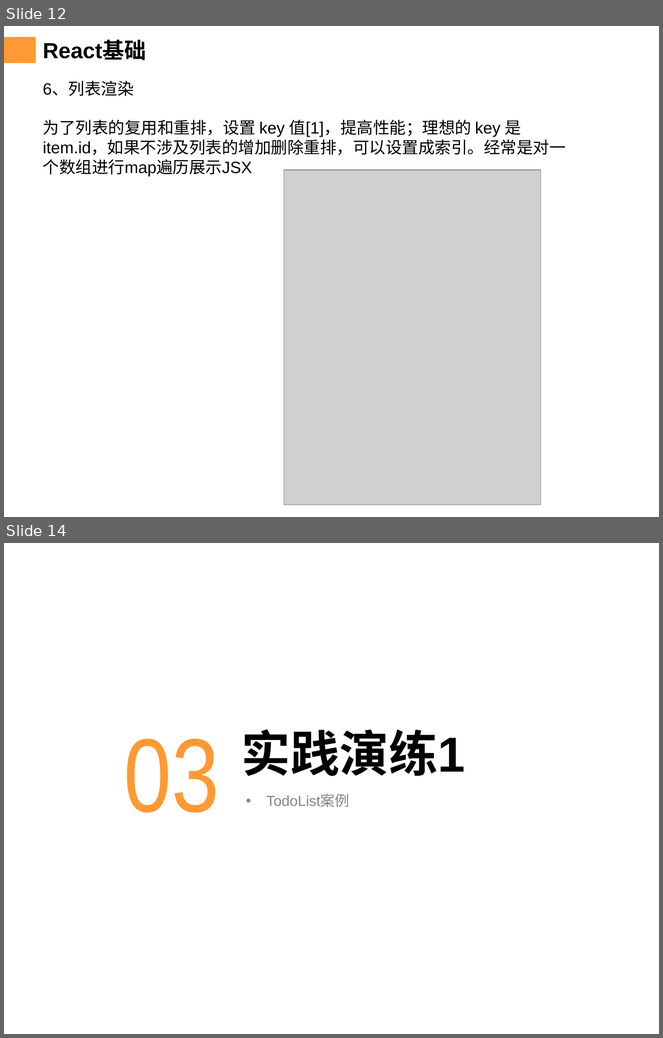
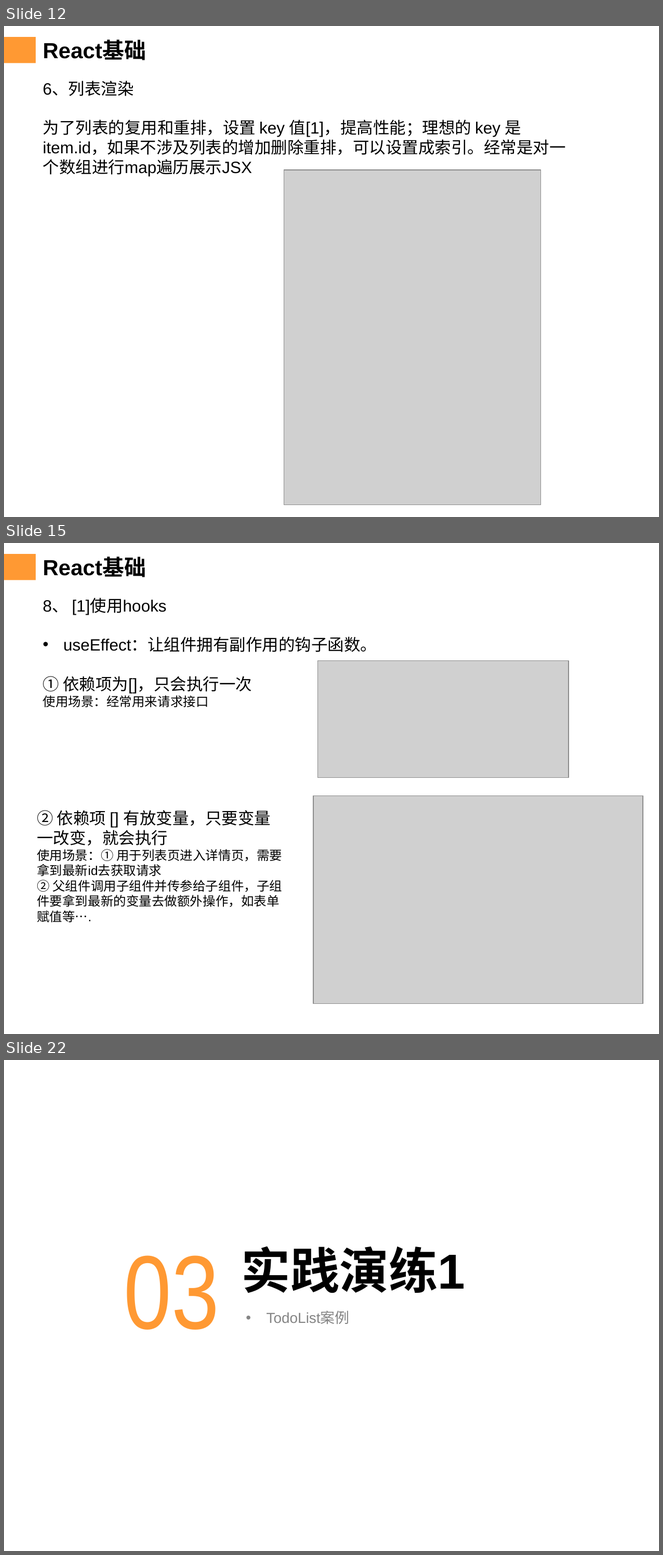
Before and after one commit to chenqiuli/JY_Peixun_1, a slide deck: PPT内容.pptx. Shown one above the other, each under a label of ours: slides 12 and 14 before the commit, slides 12, 15 and 22 after it; the slides between them are not shown. The pictures are 663x1038 and 663x1555 pixels, drawn with LibreOffice and Linux fonts; fonts in the diff are those of the drawing; grey boxes stand for pictures; background and template pictures are left out. Boxes give left, top, right and bottom in pixels: in the first picture for what was removed or moved away, otherwise in the second. Text is boxed around its words. In the diff, an @@ line names an element or a change of style, - is before the commit and + after.

```diff
--- a/PPT内容.pptx
+++ b/PPT内容.pptx
@@ slide 15 added at [4,543,659,1034], background #FFFFFF; not listed: 2 template elements that a slide beside it also shows @@
@@ title added at [43,558,146,577], 24 pt, text #000000, bold @@
+React基础
@@ text added at [43,599,377,707], 18 pt, text #000000 @@
+8、 [1]使用hooks
+• useEffect：让组件拥有副作用的钩子函数。
+① 依赖项为[]，只会执行一次
+使用场景：经常用来请求接口
@@ picture added at [318,661,569,778] @@
@@ picture added at [313,796,643,1004] @@
@@ text added at [37,810,282,923], 14 pt, text #000000 @@
+② 依赖项 [] 有放变量，只要变量一改变，就会执行
+使用场景：① 用于列表页进入详情页，需要拿到最新id去获取请求
+② 父组件调用子组件并传参给子组件，子组件要拿到最新的变量去做额外操作，如表单赋值等….
@@ what was slide 14 is now slide 22 @@
```
Also in this commit, not shown: 3 slides changed, 15 other slides added, 1 slide removed, 20 other files.
